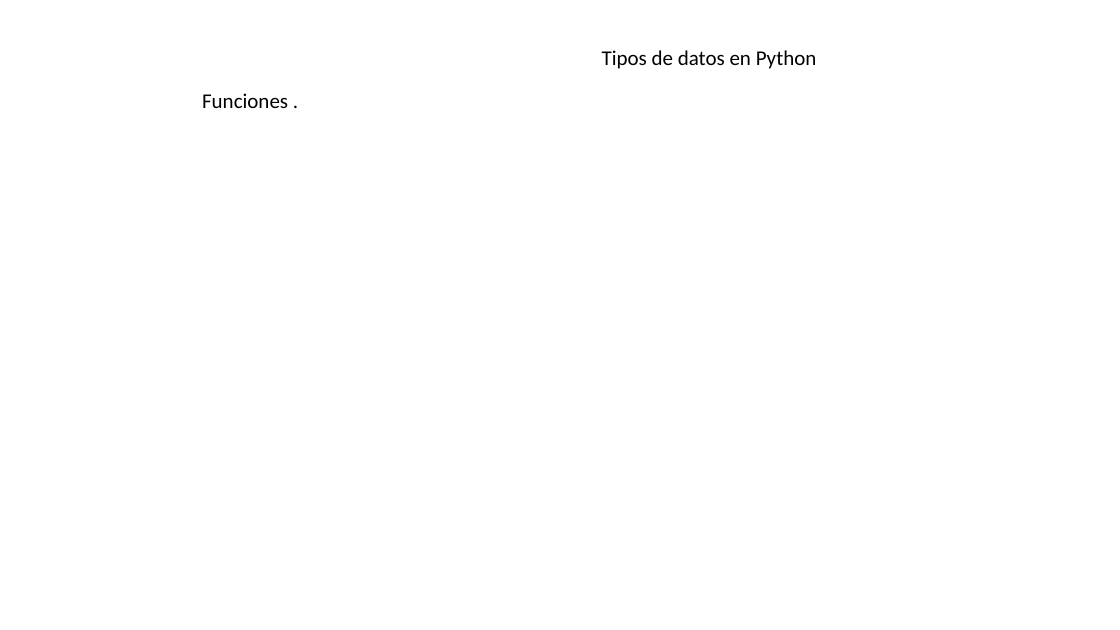
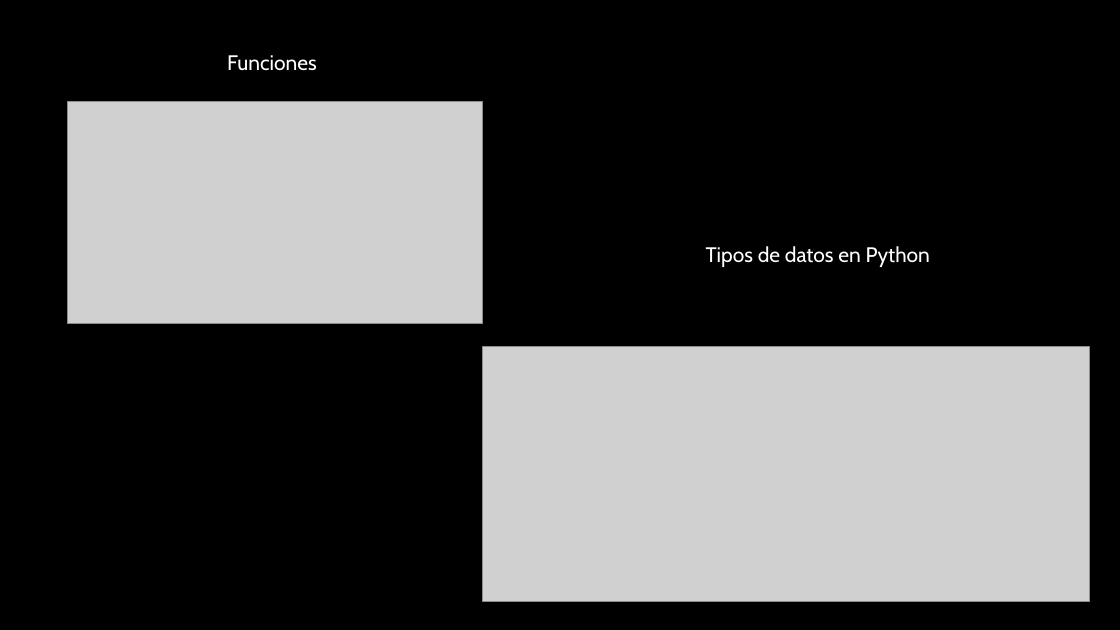
Before and after one commit to Abraham10VelGlez/class_python, a slide deck: slide 5 of manual.pptx. Drawn at 1120x630 pixels with LibreOffice and Linux fonts; fonts in the diff are those of the drawing; grey boxes stand for pictures; background and template pictures are left out. Boxes give left, top, right and bottom in pixels: in the first picture for what was removed or moved away, otherwise in the second. Text is boxed around its words. In the diff, an @@ line names an element or a change of style, - is before the commit and + after.

```diff
--- a/manual.pptx
+++ b/manual.pptx
@@ background #FFFFFF to picture (left out) @@
@@ text at (x1=227, y1=55, x2=317, y2=71): text changed; font Calibri to Cabin; text colour #000000 to #FFFFFF @@
-Funciones .
+Funciones
@@ picture added at (x1=67, y1=101, x2=482, y2=323) @@
@@ text "Tipos de datos en Python" moved from (x1=602, y1=50, x2=817, y2=69) to (x1=706, y1=246, x2=930, y2=267) @@
@@ text "Tipos de datos en Python" at (x1=706, y1=246, x2=930, y2=267): font Calibri to Cabin, text colour #000000 to #FFFFFF @@
@@ picture added at (x1=482, y1=347, x2=1090, y2=602) @@
```
Also in this commit, not shown: 5 other slides changed, 1 slide added, 1 slide removed, 3 other files.
